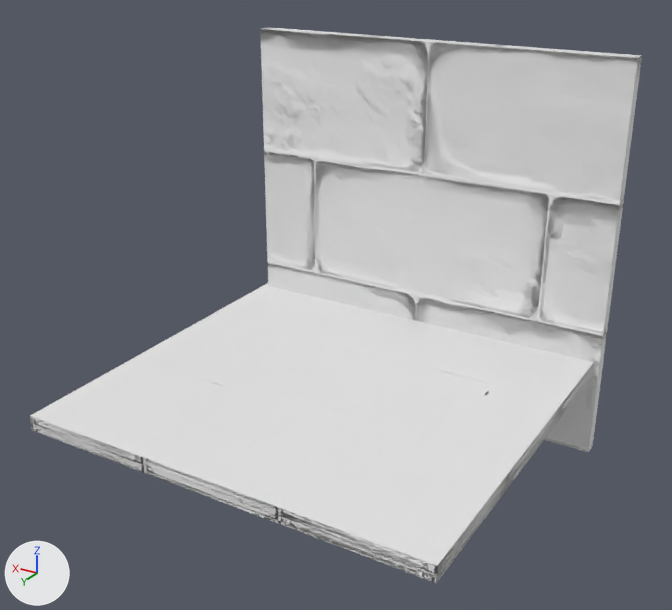
Before and after pictures for a commit that changed the FBX model Engine/Asset/default.fbx.
Rendered twice from a 50 mm lens placed at (-55.2, 92.4, 69.3), pointed at (-0.4, 1.0, 23.6). Arrows for +X, +Y and +Z are at lower left; the lights stay in place. Where no turn or scale is listed for an object, it has been applied to the vertices.
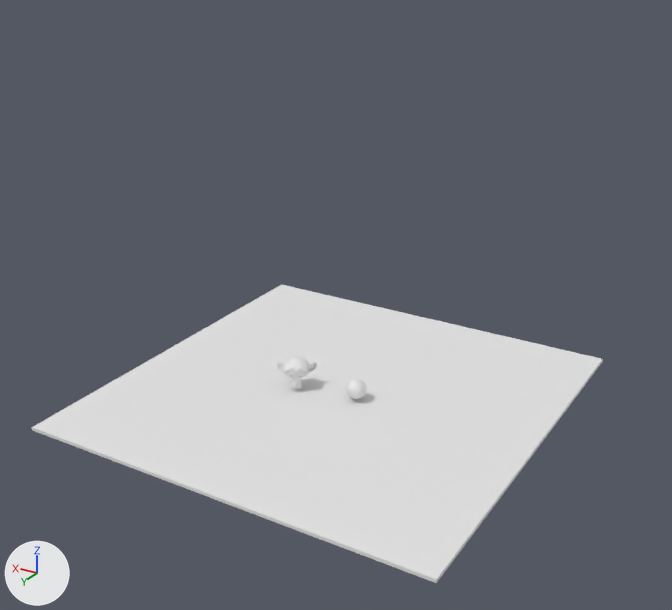
The newer file is also rescaled (x0.768), turned or shifted as a whole; pictures and numbers use the older file's frame.

Changed parts and their boxes [x1, y1, x2, y2] in the pictures (672 x 610 px):
'Cube.001', deleted: before [260, 27, 642, 452]
'Cube', recoloured, moved, rescaled: before [30, 283, 594, 583]; after [32, 284, 603, 583]
'Suzanne', added: after [276, 356, 317, 389]
'Sphere', added: after [346, 379, 366, 399]

Edits to the bpy script that builds the scene:
```text
Change me_cube:
    where me_cube.from_pydata(...)  # 8 vertices, 6 faces; spans x -1.0..1.0, y -1.0..1.0, z -1.0..1.0
    remove me_cube.materials.append(mat_m_brick)
Add me_suzanne:
    me_suzanne.from_pydata(...)  # 505 vertices, 500 faces; spans x -2.06..2.83, y -2.21..1.92, z -1.94..1.94
Add me_sphere:
    me_sphere.from_pydata(...)  # a UV sphere (32 segments, 16 rings, poles along z) spanning x -1.3..1.3, y -1.3..1.3, z -1.3..1.3
Change ob_cube:
    ob_cube.location: (0.0, 0.0, 11.6) -> (0.0, 0.0, 10.8)
    ob_cube.scale: (27.1, 27.1, 1.02) -> (27.1, 27.1, 0.218)
Remove ob_cube_001:
    ob_cube_001 = bpy.data.objects.new('Cube.001', me_cube_002)
    ob_cube_001.location = (-0.8, -23.2, 25.7)
Add ob_suzanne:
    ob_suzanne = bpy.data.objects.new('Suzanne', me_suzanne)
    ob_suzanne.location = (5.0, 2.0, 13.3)
Add ob_sphere:
    ob_sphere = bpy.data.objects.new('Sphere', me_sphere)
    ob_sphere.location = (-3.3, 0.9, 12.6)
```
